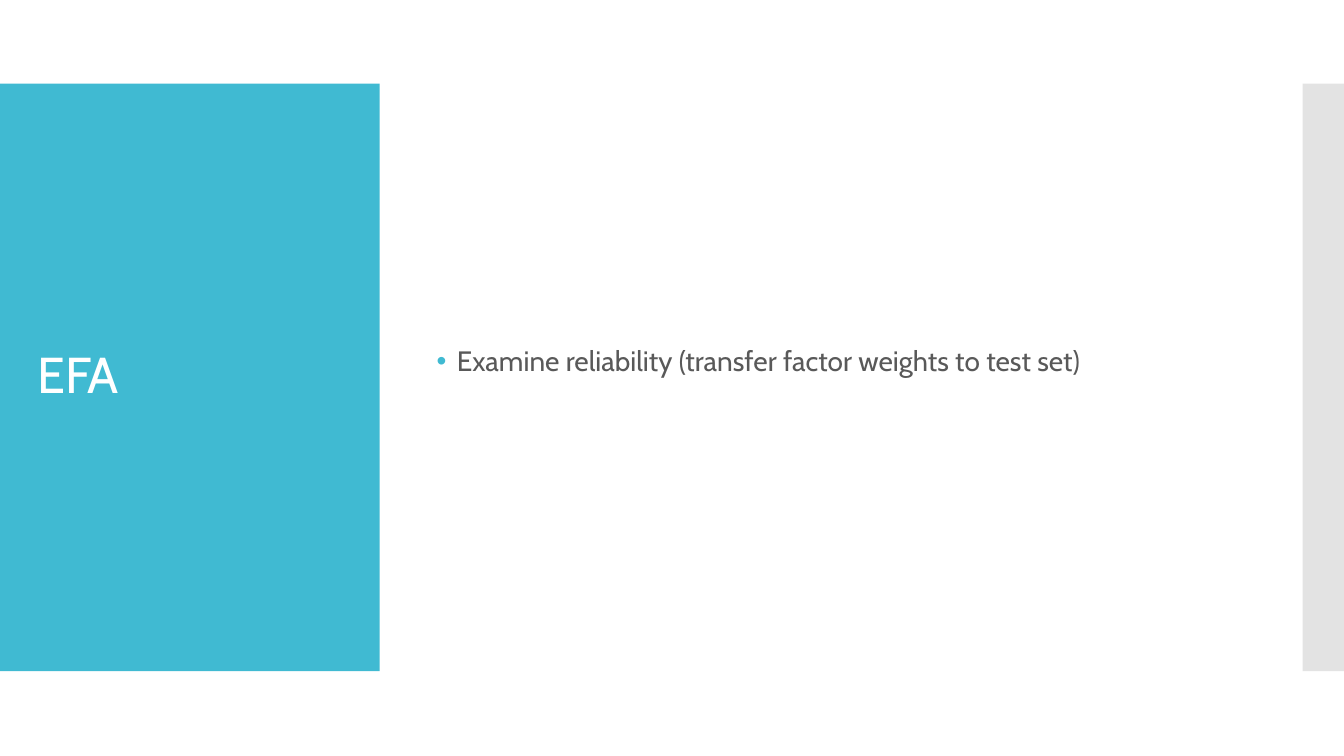
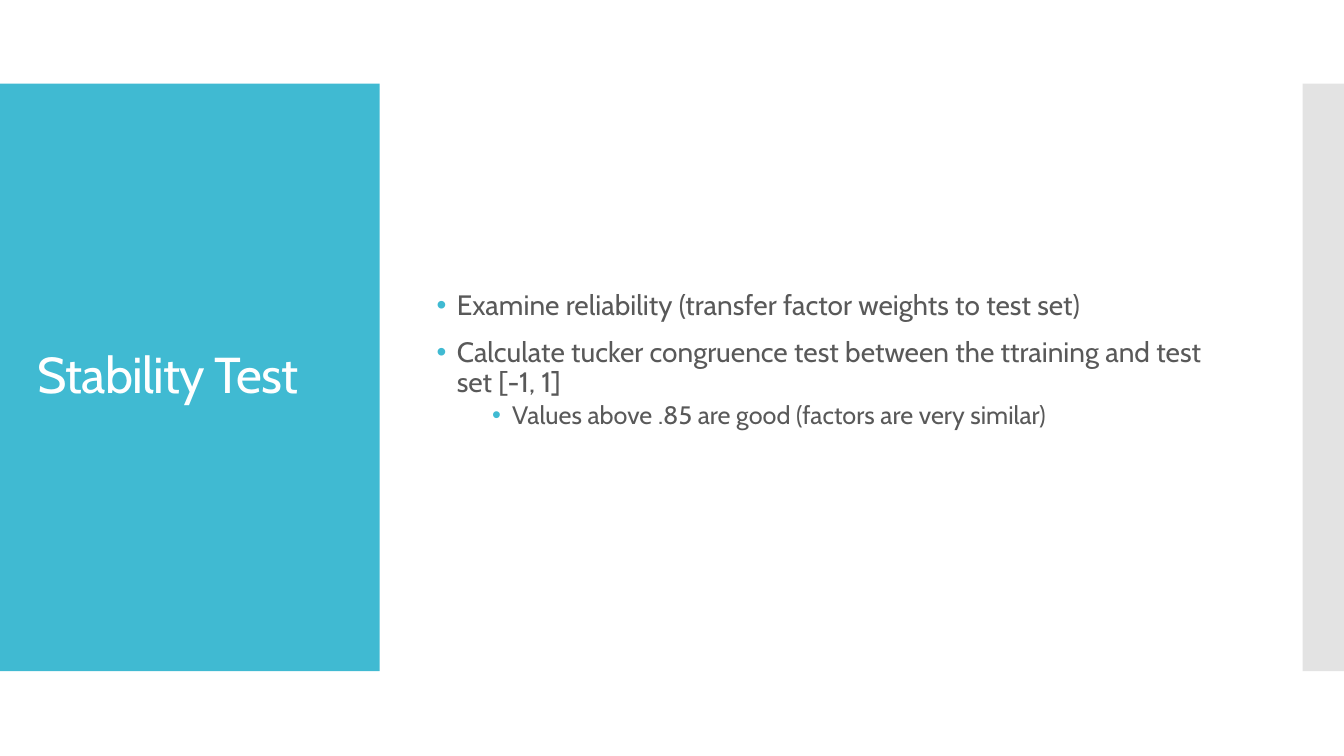
Before and after one commit to SaWilk/Clinical_Backbone_RU5389, a slide deck: slide 10 of information/Factor Analysis.pptx (slide 5 before the commit). Drawn at 1344x756 pixels with LibreOffice and Linux fonts; fonts in the diff are those of the drawing. Boxes give left, top, right and bottom in pixels: in the first picture for what was removed or moved away, otherwise in the second. Text is boxed around its words. In the diff, an @@ line names an element or a change of style, - is before the commit and + after.

```diff
--- a/information/Factor Analysis.pptx
+++ b/information/Factor Analysis.pptx
@@ title at box(38, 355, 298, 404): text changed @@
-EFA
+Stability Test
@@ text at box(457, 341, 1201, 430): paragraphs added @@
+• Calculate tucker congruence test between the ttraining and test set [-1, 1]
+  • Values above .85 are good (factors are very similar)
```
Also in this commit, not shown: 2 other slides changed, 10 slides added, 15 other files.
